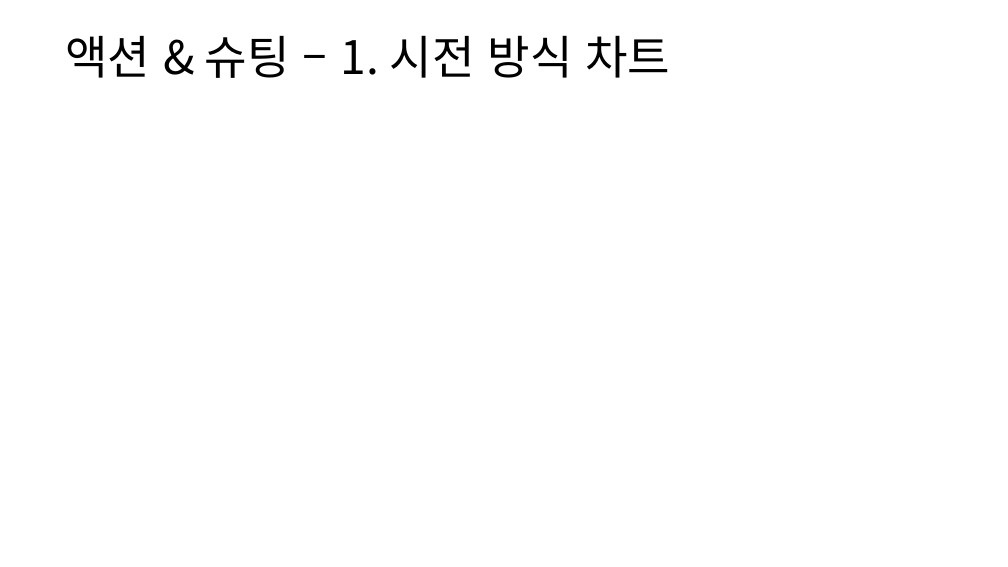
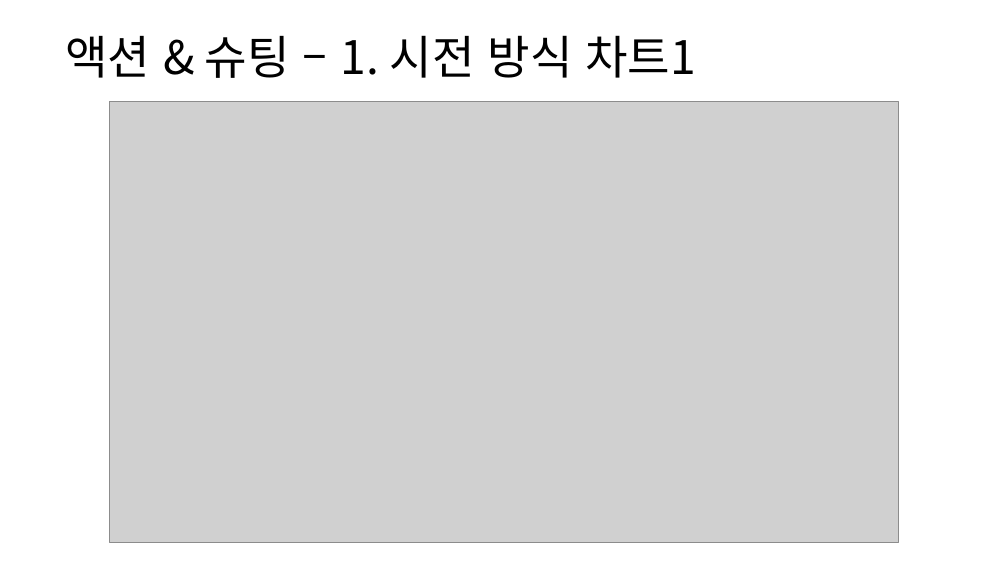
Before and after one commit to yjk0401/unityenginebasic_9th, a slide deck: slide 45 of 기획/방랑엽사전/스킬 시스템 기획서.pptx. Drawn at 1008x567 pixels with LibreOffice and Linux fonts; fonts in the diff are those of the drawing; grey boxes stand for pictures. Boxes give left, top, right and bottom in pixels: in the first picture for what was removed or moved away, otherwise in the second. Text is boxed around its words. In the diff, an @@ line names an element or a change of style, - is before the commit and + after.

```diff
--- a/기획/방랑엽사전/스킬 시스템 기획서.pptx
+++ b/기획/방랑엽사전/스킬 시스템 기획서.pptx
@@ text at (x1=65, y1=35, x2=696, y2=78): text changed @@
-액션 & 슈팅 – 1. 시전 방식 차트
+액션 & 슈팅 – 1. 시전 방식 차트1
@@ picture added at (x1=110, y1=101, x2=898, y2=543) @@
```
Also in this commit, not shown: 3 other slides changed, 1 slide added, 5 other files.
